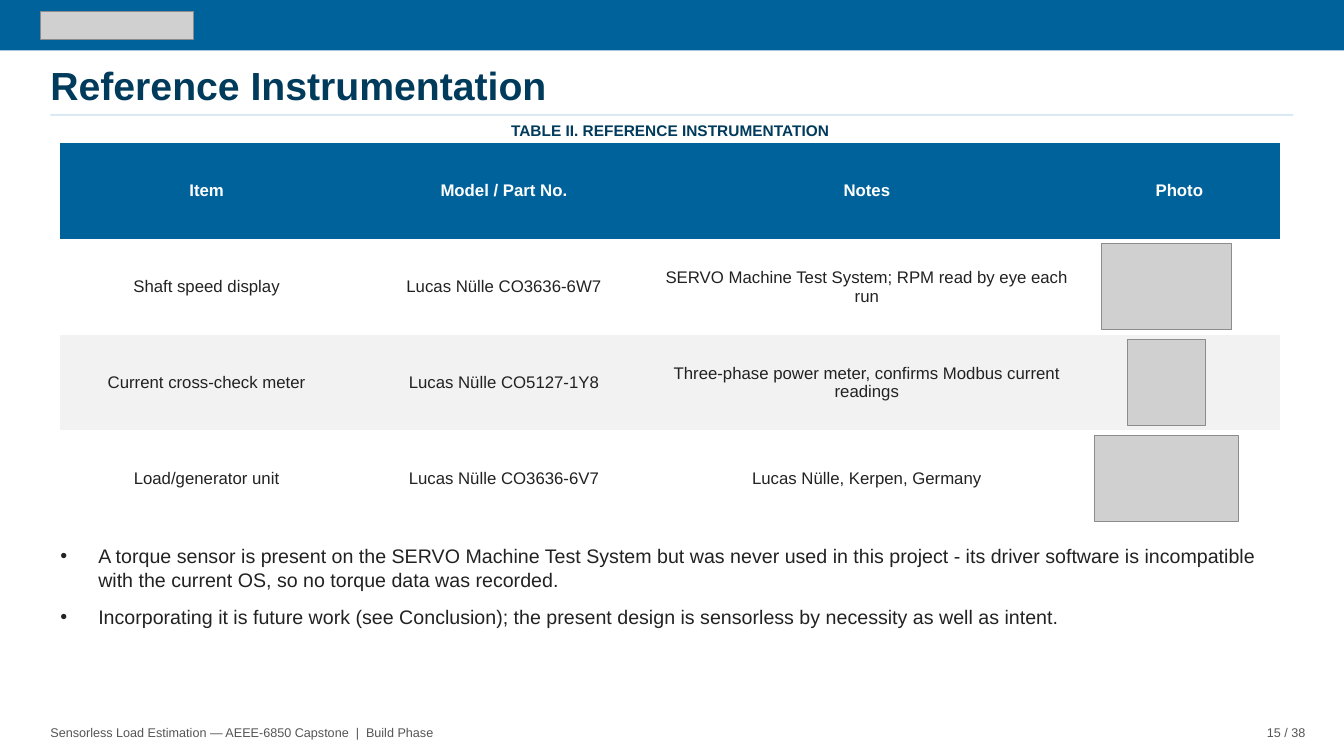
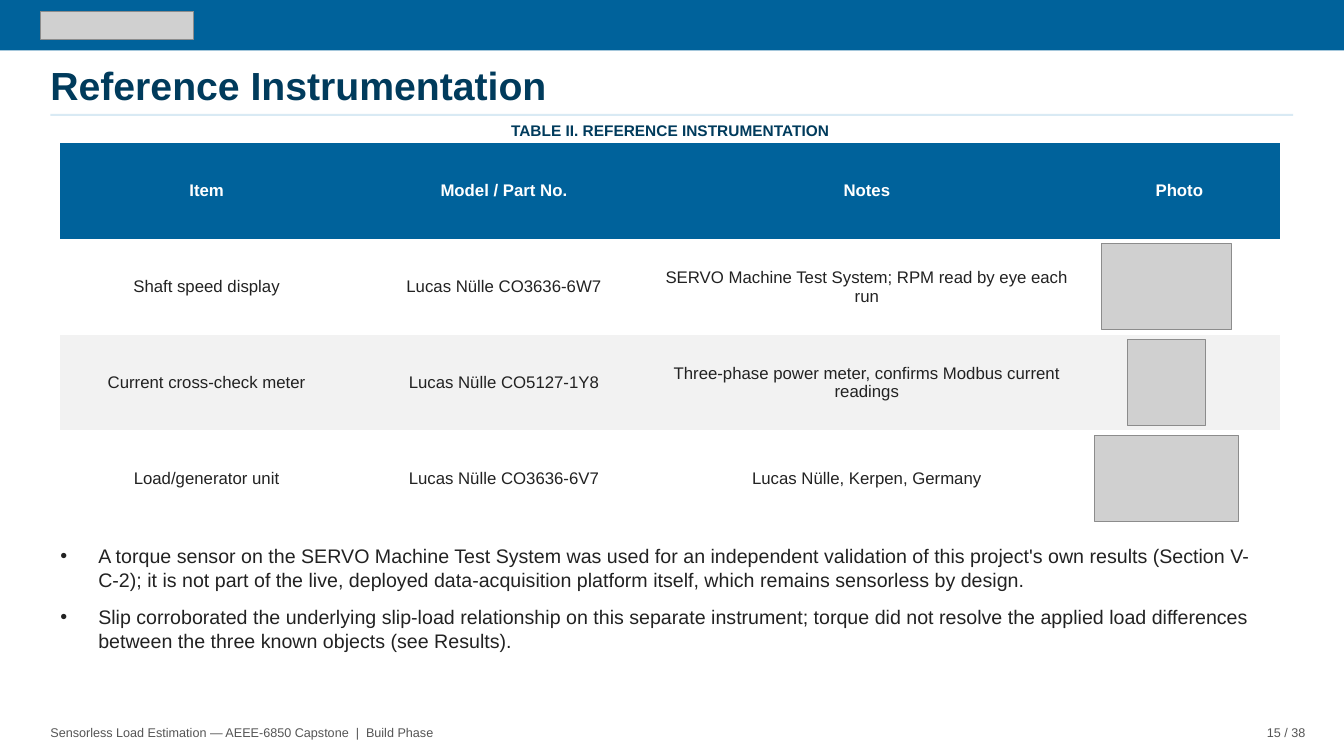
Before and after one commit to David-4529/Capstone, a slide deck: slide 15 of docs/paper/Sensorless_Load_Estimation_Deck.pptx. Drawn at 1344x756 pixels with LibreOffice and Linux fonts; fonts in the diff are those of the drawing; grey boxes stand for pictures. Boxes give left, top, right and bottom in pixels: in the first picture for what was removed or moved away, otherwise in the second. Text is boxed around its words. In the diff, an @@ line names an element or a change of style, - is before the commit and + after.

```diff
--- a/docs/paper/Sensorless_Load_Estimation_Deck.pptx
+++ b/docs/paper/Sensorless_Load_Estimation_Deck.pptx
@@ text at [98,548,1249,652]: text changed @@
-• A torque sensor is present on the SERVO Machine Test System but was never used in this project - its driver software is incompatible with the current OS, so no torque data was recorded.
-• Incorporating it is future work (see Conclusion); the present design is sensorless by necessity as well as intent.
+• A torque sensor on the SERVO Machine Test System was used for an independent validation of this project's own results (Section V-C-2); it is not part of the live, deployed data-acquisition platform itself, which remains sensorless by design.
+• Slip corroborated the underlying slip-load relationship on this separate instrument; torque did not resolve the applied load differences between the three known objects (see Results).
```
Also in this commit, not shown: 7 other slides changed.
